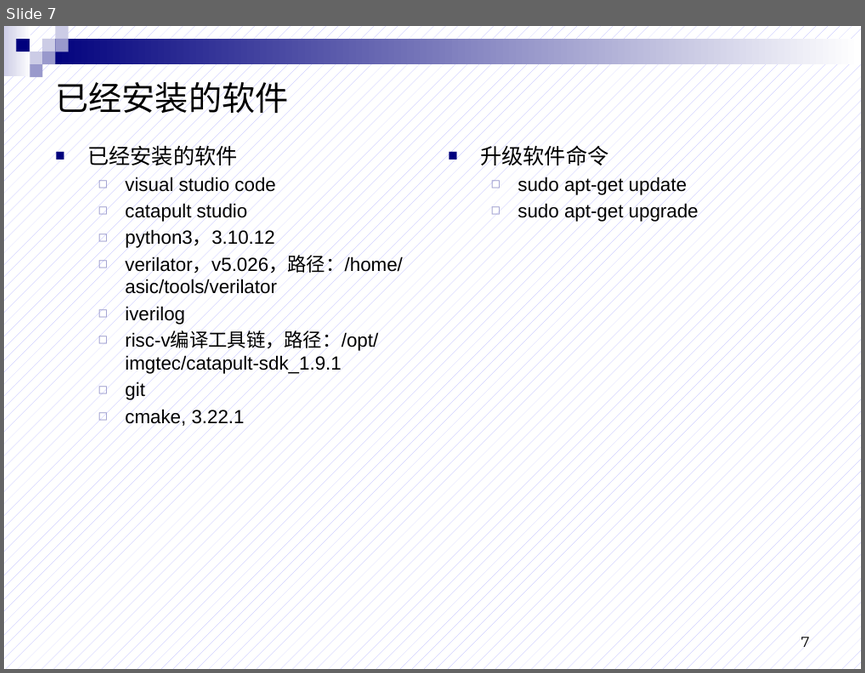
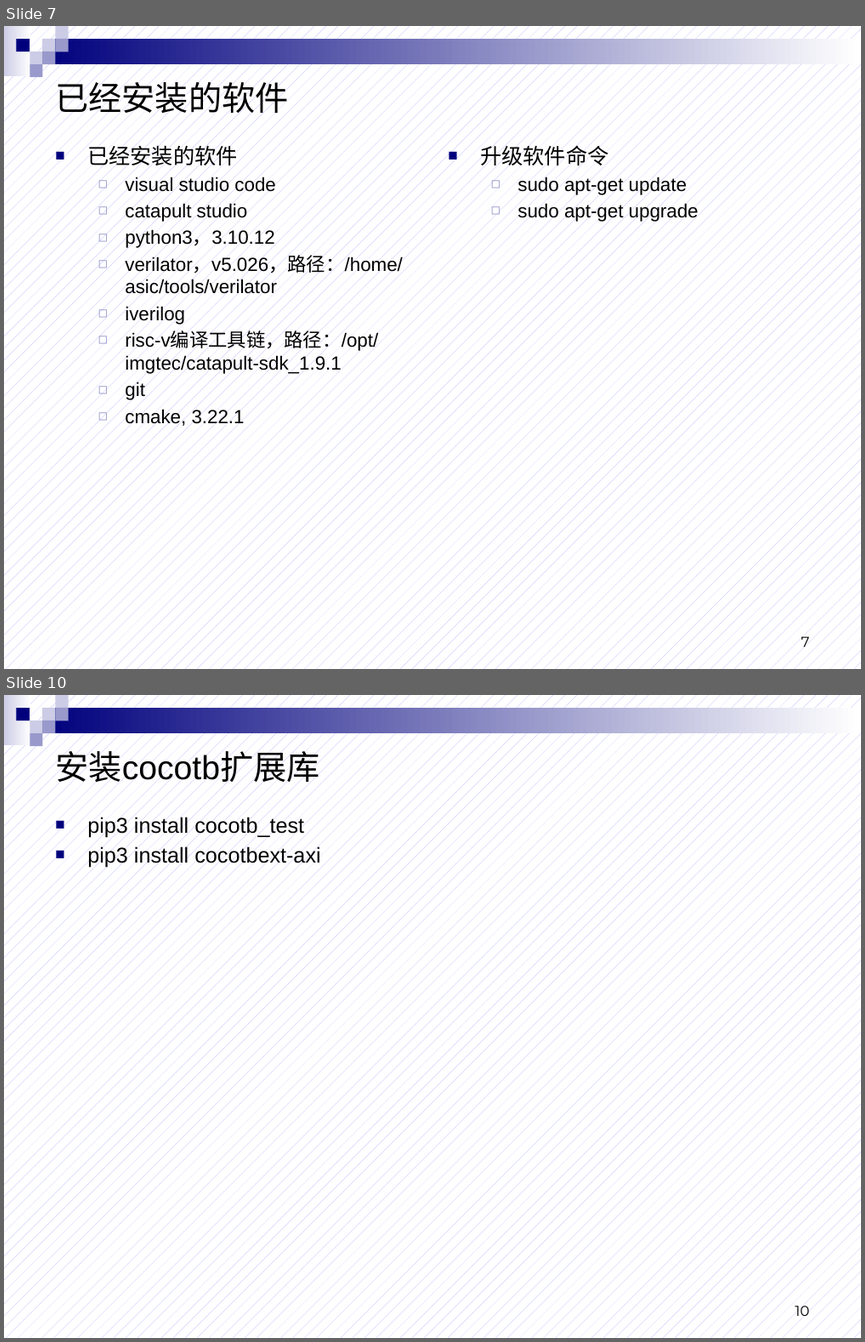
Before and after one commit to beforewind/asic_labs, a slide deck: tutorials/lab0_虚拟机.pptx. Shown one above the other, each under a label of ours: slide 7 before the commit, slides 7 and 10 after it; the slides between them are not shown. The pictures are 865x673 and 865x1342 pixels, drawn with LibreOffice and Linux fonts; fonts in the diff are those of the drawing. Boxes give left, top, right and bottom in pixels: in the first picture for what was removed or moved away, otherwise in the second. Text is boxed around its words. In the diff, an @@ line names an element or a change of style, - is before the commit and + after.

```diff
--- a/tutorials/lab0_虚拟机.pptx
+++ b/tutorials/lab0_虚拟机.pptx
@@ slide 10 added at (x1=4, y1=695, x2=861, y2=1338), background pattern #B2B2FF on #FFFFFF; not listed: 9 template elements that a slide beside it also shows @@
@@ title added at (x1=55, y1=751, x2=319, y2=783), 28 pt, text #000000 @@
+安装cocotb扩展库
@@ text added at (x1=87, y1=817, x2=320, y2=868), 18 pt, text #000000 @@
+■ pip3 install cocotb_test
+■ pip3 install cocotbext-axi
@@ page number added at (x1=794, y1=1305, x2=809, y2=1315), 12 pt, text #000000 @@
+10
```
Also in this commit, not shown: 4 other slides added, 12 other files.
